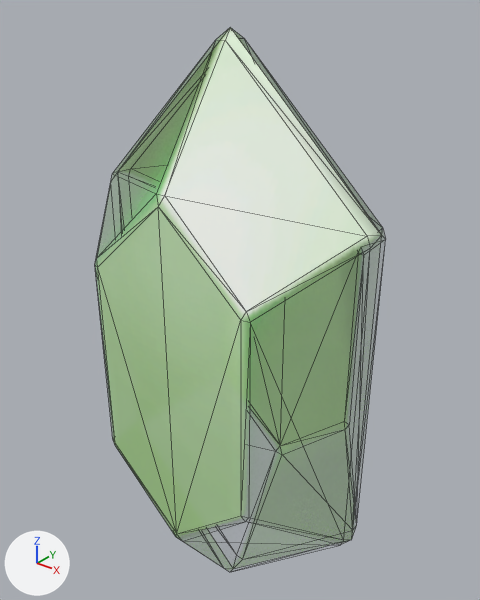
One commit to the FBX model Resources/Meshes/Anim/Item_RupeeGreen/RupeeGreen.fbx: the scene before it, then after it.
Before and after are seen from a 50 mm camera at (0.0054, -0.00656, 0.00495) aimed at (-0.00011, 0.00033, 0.00068). The axes (+X, +Y, +Z) are drawn at lower left. The lights are the same throughout. Mesh edges are drawn as thin lines. Where no turn or scale is listed for an object, it has been applied to the vertices.

Names of what the first picture shows: 'rupee_low__MI_rupee_Green'.
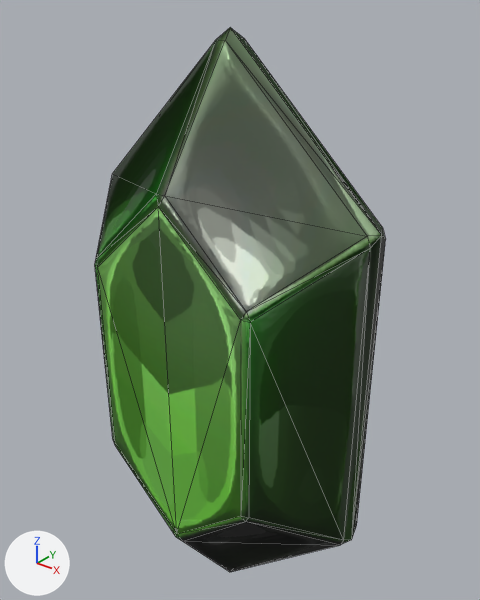
Edits to the bpy script that builds the scene:
```text
Change img_mi_rupee_green_alb_png:
    img_mi_rupee_green_alb_png: load_image('MI_rupee_Green_alb.png', 'MI_rupee_Green_alb.dds', 256, 512, 'Non-Color') -> load_image('MI_rupee_Green_alb.png', 'MI_rupee_Green_alb.dds', 256, 512, 'sRGB')
Add img_mi_rupee_green_nml_png:
    img_mi_rupee_green_nml_png = load_image('MI_rupee_Green_nml.png', 'MI_rupee_Green_nml.dds', 256, 512, 'Non-Color')
Change mat_mi_rupee_green:
    where n4 = _N.new('ShaderNodeTexImage'); n4.name = 'Image Texture.002'
    n4.image: img_mi_rupee_green_alb_png -> img_mi_rupee_green_nml_png
    add n5 = _N.new('ShaderNodeNormalMap'); n5.name = 'Normal Map'
    where n0 = _N.new('ShaderNodeBsdfPrincipled'); n0.name = 'Principled BSDF'
    remove _L.new(n4.outputs[0], n0.inputs[4])  # 'Color' to 'Alpha'
    add _L.new(n4.outputs[0], n5.inputs[1])  # 'Color' to 'Color'
    add _L.new(n5.outputs[0], n0.inputs[5])  # 'Normal' to 'Normal'
```

Pixel boxes (x1, y1, x2, y2) of what changed, in the pictures (480 x 600 px):
'rupee_low__MI_rupee_Green', surface changed
    both: (95, 27, 386, 572)
